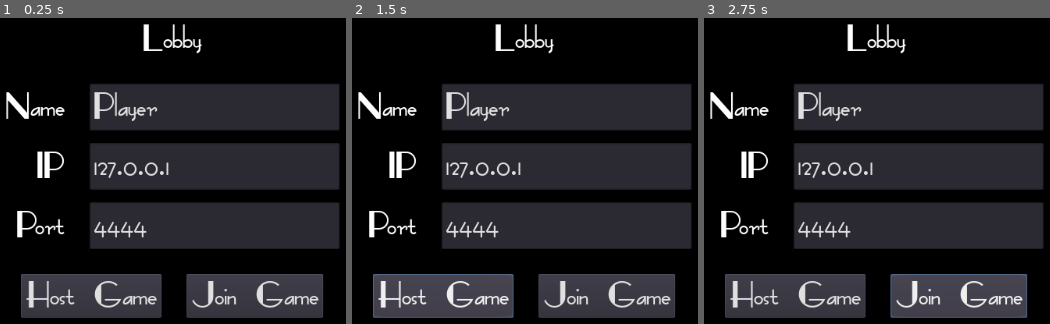
Above: before the commit, frames 1-3 (left to right).
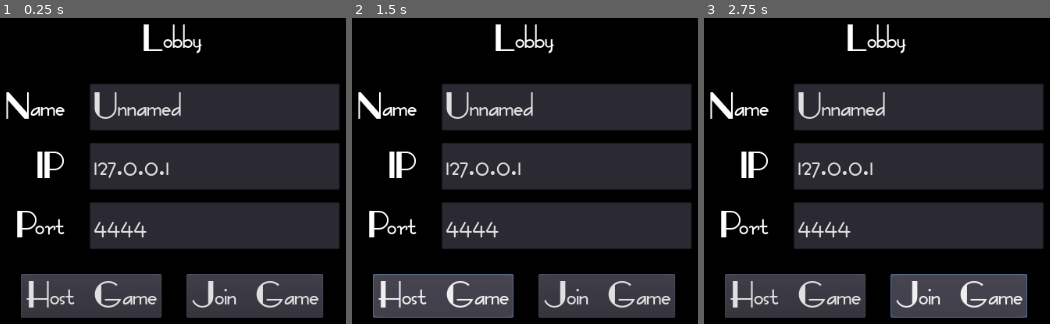
Above: after the commit, the same moments.

Repository: kkga/Getaway
Game: Godot game, scene res://Lobby/Lobby.tscn
Two runs of this game, one before a commit and one after it. Both use one fixed random seed, a clock stepped at 60 frames per second and the inputs below.
Inputs:
- Up to frame 1 (0.25 s): no input
- Up to frame 2 (1.5 s): tap Enter at 0.5 s; click "Host Game" at 1.25 s
- Up to frame 3 (2.75 s): click "Join Game" at 2 s

The runs differ from the first frame. In frame 1, 0.6% of the frame differs, in the area x 27-53%, y 24-34%; in frame 2, 0.6%; in frame 3, 0.6%.

Commit message:
add savegame singleton

Diff:
--- a/Lobby/Lobby.gd
+++ b/Lobby/Lobby.gd
@@ -1,5 +1,9 @@
 extends Control
 
+
+
+func _ready() -> void:
+	$ColorRect/VBoxContainer/CenterContainer/VBoxContainer/GridContainer/NameLineEdit.text = SaveGame.save_data["Player_name"]
 
 
 func _on_HostButton_pressed() -> void:
--- /dev/null
+++ b/SaveGame/SaveGame.gd
@@ -0,0 +1,28 @@
+extends Node
+
+const SAVEGAME = "user://Savegame.json"
+
+var save_data = {}
+
+
+func _ready() -> void:
+	save_data = get_data()
+
+
+func get_data() -> JSONParseResult:
+	var file = File.new()
+	if not file.file_exists(SAVEGAME):
+		save_data = {"Player_name": "Unnamed"}
+		save_game()
+	file.open(SAVEGAME, File.READ)
+	var content = file.get_as_text()
+	var data = parse_json(content)
+	save_data = data
+	file.close()
+	return data
+
+
+func save_game():
+	var save_game = File.new()
+	save_game.open(SAVEGAME, File.WRITE)
+	save_game.store_line(to_json(save_data))
--- a/project.godot
+++ b/project.godot
@@ -22,6 +22,7 @@
 [autoload]
 
 Network="*res://Networking/Network.gd"
+SaveGame="*res://SaveGame/SaveGame.gd"
 
 [rendering]
 
